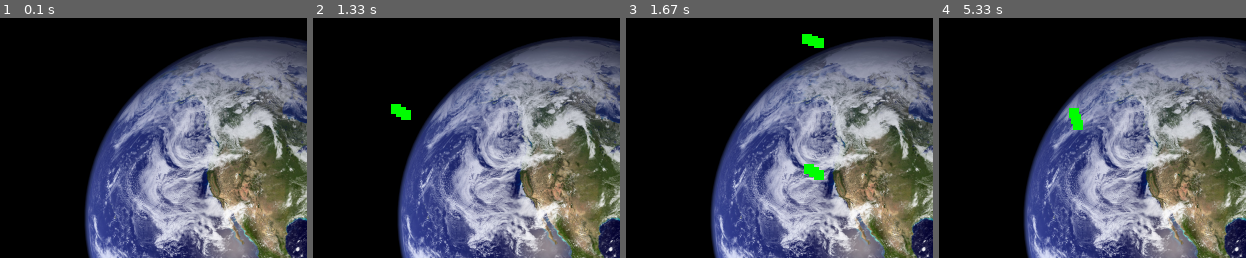
Above: before the commit, frames 1-4 (left to right).
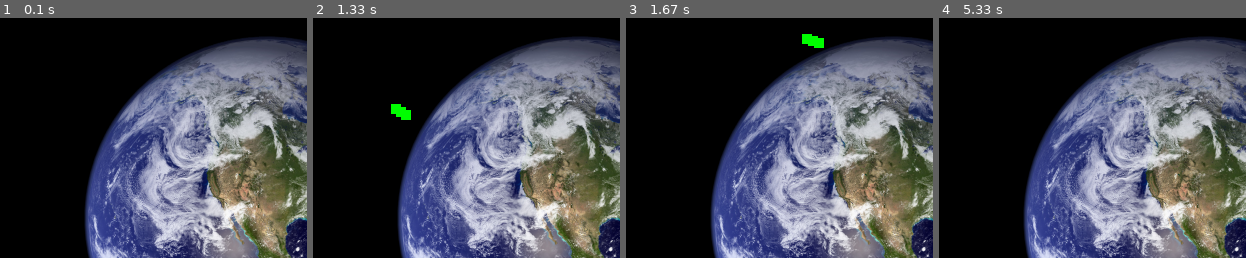
Above: after the commit, the same moments.

Repository: mconnol6/deathstar_pygame
Game: pygame game, started from main.py
Two runs of this game, one before a commit and one after it. Both use one fixed random seed, a clock stepped at 60 frames per second and the inputs below.
Inputs (mouse positions are % of the whole screen's width and height, from its top left):
- Up to frame 1 (0.1 s): no input
- Up to frame 2 (1.33 s): click (48, 50) at 0.38 s; hold Right 0.67-1.13 s; click (81, 47) at 0.75 s; hold Up from 1.17 s (still down); click (23, 51) at 1.25 s
- Up to frame 3 (1.67 s): release Up at 1.47 s; hold Right from 1.5 s (still down); click (16, 35) at 1.58 s
- Up to frame 4 (5.33 s): release Right at 1.97 s; hold Left 2-2.53 s; click (63, 15) at 2.08 s; hold Down 2.57-2.87 s; click (60, 59) at 2.65 s; hold Left 2.9-3.3 s; click (50, 16) at 2.98 s; hold Up 3.33-3.7 s; click (11, 47) at 3.42 s; hold Right 3.73-4.37 s; click (49, 61) at 3.82 s; hold Down 4.4-4.77 s; click (44, 33) at 4.48 s; hold Left 4.8-5.27 s; click (75, 66) at 4.88 s; hold Right from 5.3 s (still down)
The pictures show only the part of the screen within x 50-100%, y 42-92%; the shares and areas given below are measured in that part.

Frames 1-2 are identical in both runs. In frame 3, 0.3% of the frame differs, in the area x 57-65%, y 60-68%; in frame 4, 0.3%, in the area x 42-47%, y 37-47%.

Commit message:
almost done! just need to make sure sound works

Diff:
--- a/objects.py
+++ b/objects.py
@@ -1,7 +1,7 @@
 import pygame
 from pygame.locals import *
 import sys
-from math import atan2, pi, degrees, sin, cos
+from math import atan2, pi, degrees, sin, cos, sqrt
 
 class Gamespace(object):
 	def main(self):
@@ -16,6 +16,7 @@
 		self.earth = Earth(self)
 		#list of lasers
 		self.lasers = []
+		self.explosion = None
 
 		while 1:
 			#click tick
@@ -46,6 +47,9 @@
 		for laser in self.lasers:
 			self.screen.blit(laser.image, laser.rect)
 
+		if self.explosion:
+			self.screen.blit(self.explosion.image, self.explosion.rect)
+
 		pygame.display.flip()
 
 	def ticks(self):
@@ -55,6 +59,9 @@
 
 		for laser in self.lasers:
 			laser.tick()
+
+		if self.explosion:
+			self.explosion.tick()
 
 
 	def handle_events(self):
@@ -150,12 +157,38 @@
 		self.image = pygame.image.load("media/globe.png")
 		self.rect = self.image.get_rect()
 		self.rect.center = 600, 400
+		self.radius = self.rect.height / 2 - 15
+		self.hitpoints = 40
+		self.explodingpoints = 5
 
 		self.exploding = False
 
 	def tick(self):
 
-		pass
+		if not self.exploding:
+			#for each laser, check if collided with earth
+			i = 0
+			while i < len(self.gs.lasers):
+				x, y = self.gs.lasers[i].rect.center
+				gx, gy = self.rect.center
+				d = sqrt((x-gx)*(x-gx) + (y-gy)*(y-gy))
+				if self.radius > d:
+					self.hitpoints = self.hitpoints - 1
+
+					#remove laser from vector
+					del self.gs.lasers[i]
+				else:
+					i = i + 1
+
+			if self.hitpoints == 20:
+				self.image = pygame.image.load("media/globe_red100.png")
+
+			if self.hitpoints == 0:
+				self.image = pygame.image.load("media/empty.png")
+				self.exploding = True
+				self.gs.explosion = Explosion()
+				self.sound = pygame.mixer.Sound("media/explode.wav")
+				self.sound.play()
 
 class Laser(pygame.sprite.Sprite):
 
@@ -178,3 +211,18 @@
 
 	def tick(self):
 		self.rect = self.rect.move(self.dx, self.dy)
+
+class Explosion(pygame.sprite.Sprite):
+	def __init__(self, gs=None):
+		pygame.sprite.Sprite.__init__(self)
+
+		self.gs = gs
+		self.images = ["media/explosion/frames015a.png", "media/explosion/frames015a.png", "media/explosion/frames014a.png", "media/explosion/frames013a.png", "media/explosion/frames012a.png", "media/explosion/frames011a.png", "media/explosion/frames010a.png", "media/explosion/frames009a.png", "media/explosion/frames008a.png", "media/explosion/frames007a.png", "media/explosion/frames006a.png", "media/explosion/frames005a.png", "media/explosion/frames004a.png", "media/explosion/frames003a.png", "media/explosion/frames002a.png", "media/explosion/frames001a.png", "media/explosion/frames000a.png"]
+		self.image = pygame.image.load(self.images[-1])
+		self.rect = self.image.get_rect()
+		self.rect.center = 600, 400
+
+	def tick(self):
+		if len(self.images) >= 2:
+			del self.images[-1]
+			self.image = pygame.image.load(self.images[-1])
